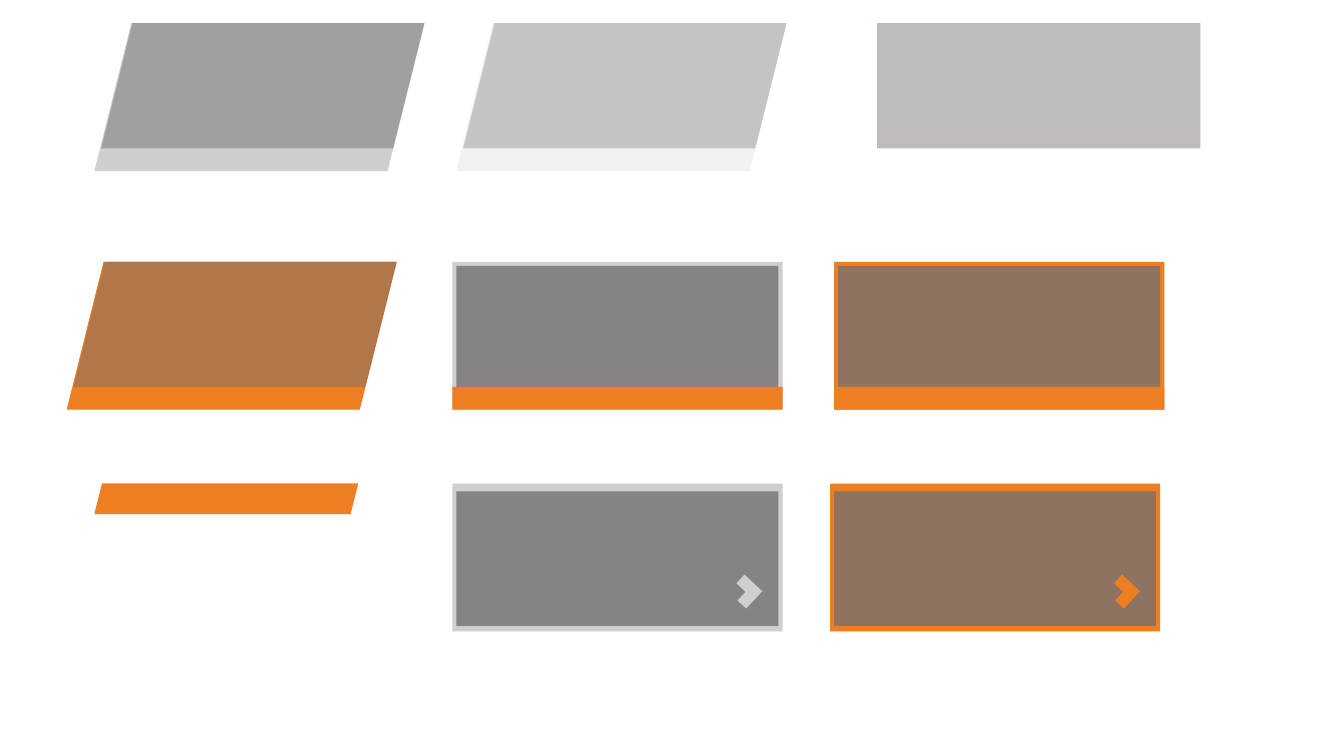
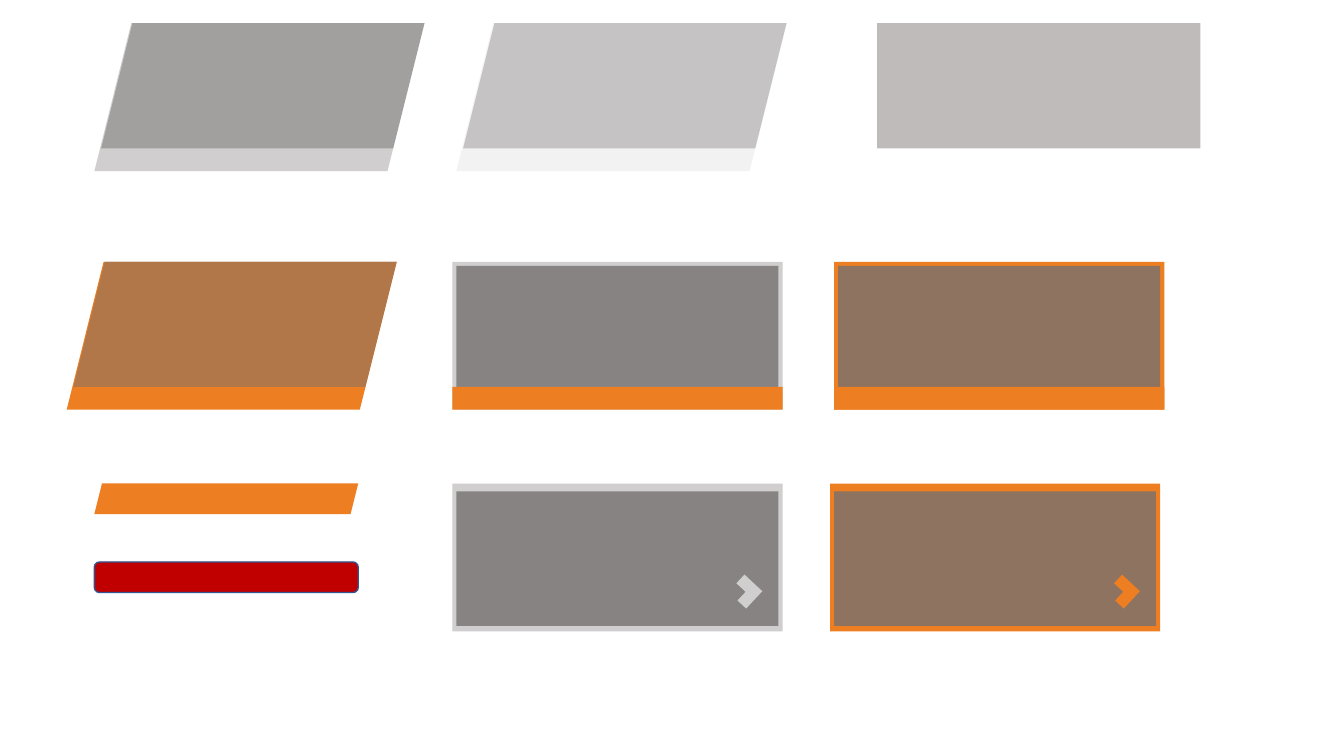
Before and after one commit to Seoha57/SW, a slide deck: slide 7 of Projects/SW_Design/UI/UI_design.pptx. Drawn at 1344x756 pixels with LibreOffice and Linux fonts; fonts in the diff are those of the drawing. Boxes give left, top, right and bottom in pixels: in the first picture for what was removed or moved away, otherwise in the second. Text is boxed around its words. In the diff, an @@ line names an element or a change of style, - is before the commit and + after.

```diff
--- a/Projects/SW_Design/UI/UI_design.pptx
+++ b/Projects/SW_Design/UI/UI_design.pptx
@@ rounded rectangle added at box(95, 563, 359, 593), fill #C00000, outline #325491 1 pt @@
```
Also in this commit, not shown: 1 other slide changed, 20 other files.
